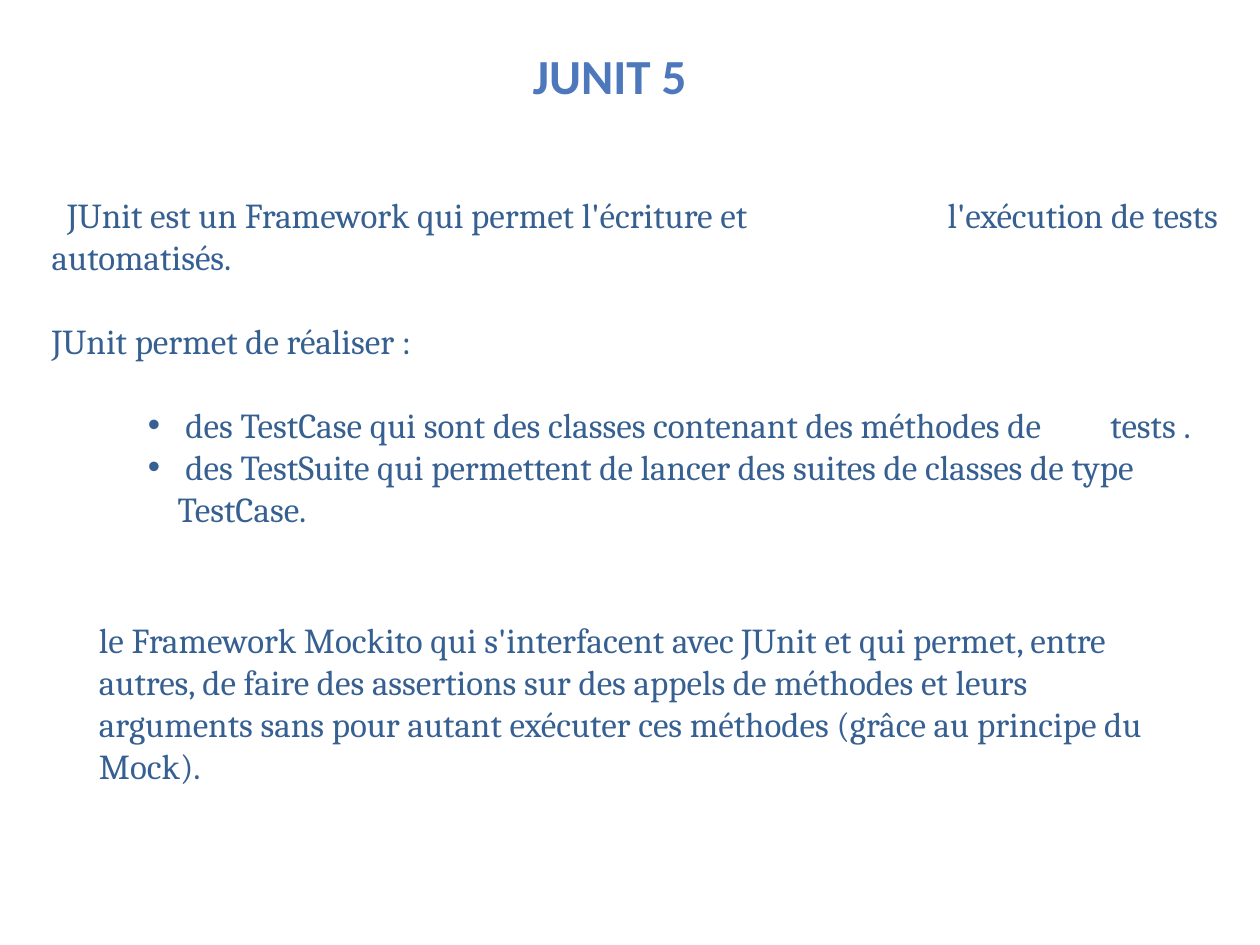
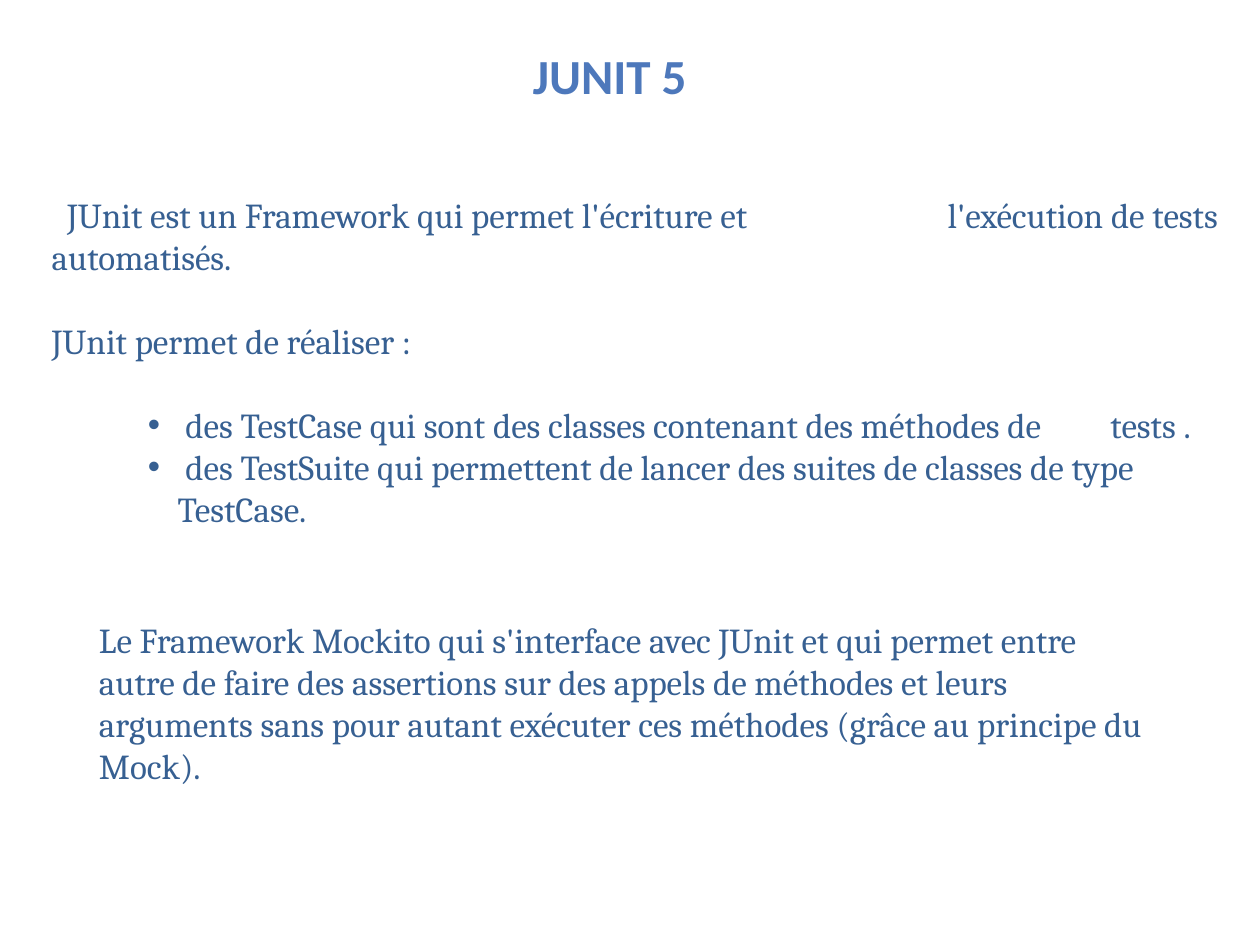
Before and after one commit to KalouiSanaa/P5, a slide deck: slide 6 of p5_kaloui-sanaa-presentation.pptx. Drawn at 1260x945 pixels with LibreOffice and Linux fonts; fonts in the diff are those of the drawing; background and template pictures are left out. Boxes give left, top, right and bottom in pixels: in the first picture for what was removed or moved away, otherwise in the second. Text is boxed around its words. In the diff, an @@ line names an element or a change of style, - is before the commit and + after.

```diff
--- a/p5_kaloui-sanaa-presentation.pptx
+++ b/p5_kaloui-sanaa-presentation.pptx
@@ text at <box>99,628,1141,784</box>: text changed @@
-    le Framework Mockito qui s'interfacent avec JUnit et qui permet, entre autres, de faire des assertions sur des appels de méthodes et leurs arguments sans pour autant exécuter ces méthodes (grâce au principe du Mock).
+    Le Framework Mockito qui s'interface avec JUnit et qui permet entre autre de faire des assertions sur des appels de méthodes et leurs arguments sans pour autant exécuter ces méthodes (grâce au principe du Mock).
```
Also in this commit, not shown: 8 other slides changed, 30 other files.
